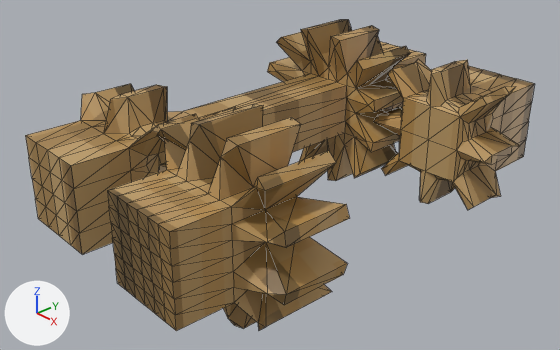
The Blender file src/main/resources/assets/projectsteam/objmodels/gearbox_2_inside.blend as it was, and as the next commit left it.
Both versions are drawn from a camera (50 mm lens) standing at (0.939, -1.071, 0.679) and looking at (-0.168, -0.051, -0.051). Every picture has the same lights, and +X, +Y and +Z are marked at lower left. Mesh edges are drawn as thin lines.

In view in the first picture: 'big_output', 'connection', 'small_output'.
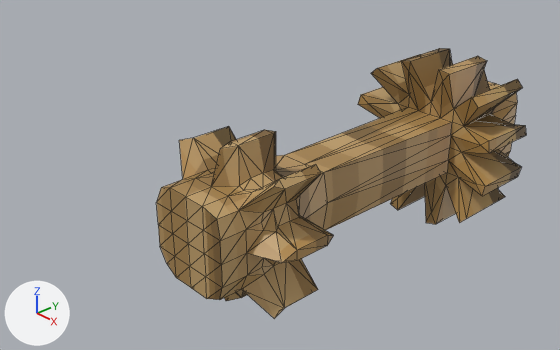
What changed in the scene script:
```text
Change me_cube_004:
    used by ob_connection; location = (-0.309, 0.0, 0.0); scale = (0.5, 0.5, 0.5)
    remove me_cube_004.from_pydata(...)  # 366 vertices, 734 faces; spans x -0.37..0.36, y -1.0..1.0, z -0.37..0.37
    add me_cube_004.from_pydata(...)  # 366 vertices, 734 faces; spans x -0.37..0.36, y -0.87..0.9, z -0.37..0.37
    me_cube_004 part 1: 185 of 366 vertices moved; they spanned x -0.33..0.3, y -1.0..-0.29, z -0.31..0.31 and now span x -0.31..0.31, y -0.87..-0.3, z -0.31..0.31; mean shift (0.02, 0.02, 0.0); largest move (-0.21, -0.99, -0.18) -> (-0.16, -0.86, -0.16)
    me_cube_004 part 2: all 49 vertices in x -0.18..0.18, y 1.0, z -0.18..0.18 are scaled about their middle by (0.982, 0.551, 0.982), then moved by (0.0, -0.05, 0.0)
Change ob_big_output:
    ob_big_output.rotation_euler: (0.0, 0.0, 0.0) -> (0.0, 0.0, 0.0275)  # degrees (0, 0, 0) -> degrees (0, 0, 1.6)
    add ob_big_output.hide_set(True)
Change ob_connection:
    ob_connection.location: (-0.309, 0.0, 0.0) -> (0.0, 0.004, 0.0)
    ob_connection.scale: (0.5, 0.5, 0.5) -> (0.486, 0.486, 0.486)
Change ob_small_output:
    add ob_small_output.hide_set(True)
```

Pixel boxes [x1, y1, x2, y2] of what changed, in the pictures (560 x 350 px; the box of a moved part takes in the faces that stretch with it):
'connection', reshaped, moved, rescaled (8% narrower, 15% taller)
    before: [25, 19, 426, 254]
    after: [157, 48, 526, 319]
'big_output', hidden (brown)
    before: [107, 104, 350, 331]
'small_output', hidden (brown)
    before: [374, 59, 534, 210]
part 1 of me_cube_004, moved or reshaped
    before: [25, 74, 347, 254]
    after: [157, 107, 452, 319]
part 2 of me_cube_004, moved or reshaped
    before: [380, 42, 424, 109]
    after: [488, 82, 517, 154]
